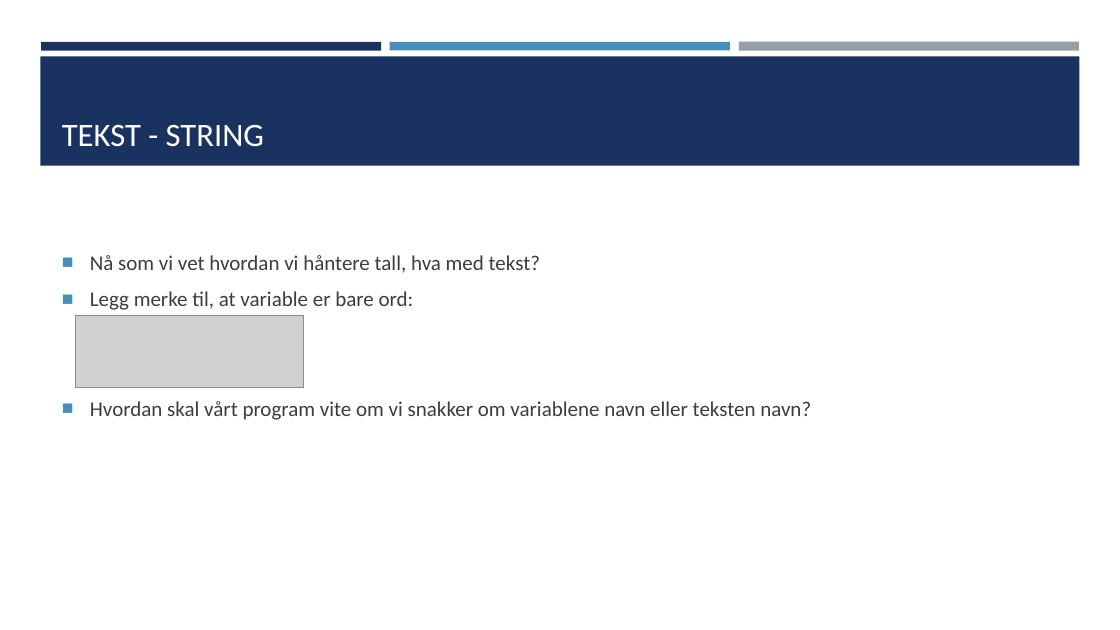
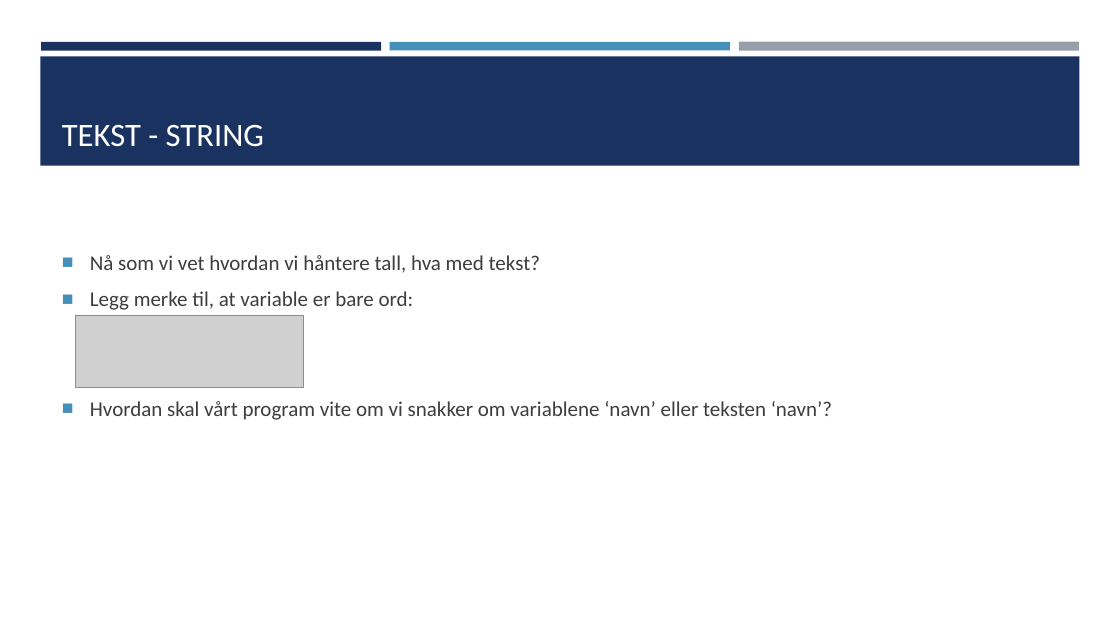
Before and after one commit to TheCodeAddiction/Learn-Python-Workshop, a slide deck: slide 21 of koding workshop powerpoint.pptx. Drawn at 1120x630 pixels with LibreOffice and Linux fonts; fonts in the diff are those of the drawing; grey boxes stand for pictures. Boxes give left, top, right and bottom in pixels: in the first picture for what was removed or moved away, otherwise in the second. Text is boxed around its words. In the diff, an @@ line names an element or a change of style, - is before the commit and + after.

```diff
--- a/koding workshop powerpoint.pptx
+++ b/koding workshop powerpoint.pptx
@@ text at [90, 401, 832, 420]: text changed @@
-■ Hvordan skal vårt program vite om vi snakker om variablene navn eller teksten navn?
+■ Hvordan skal vårt program vite om vi snakker om variablene ‘navn’ eller teksten ‘navn’?
```
Also in this commit, not shown: 11 slides added, 6 other files.
